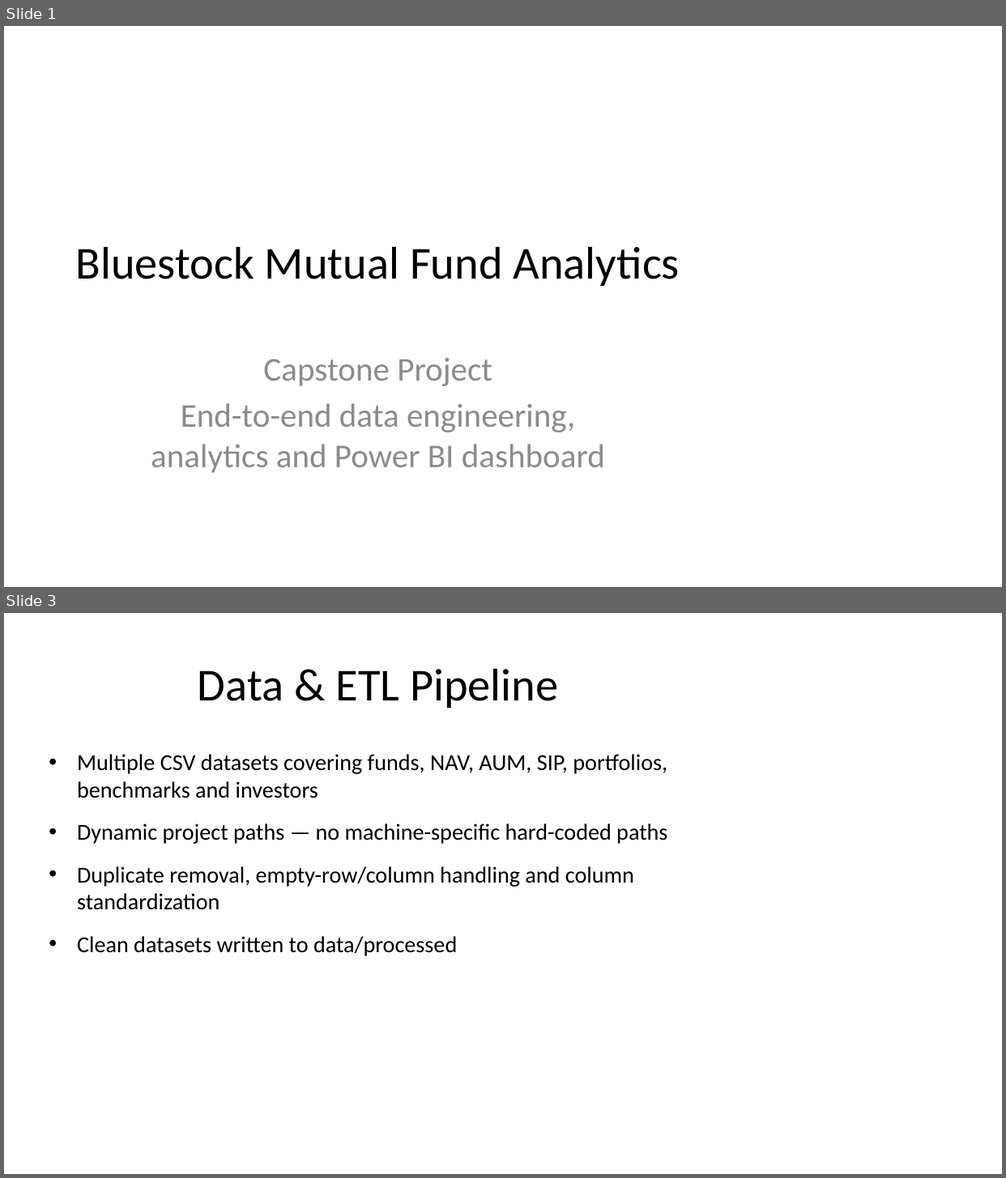
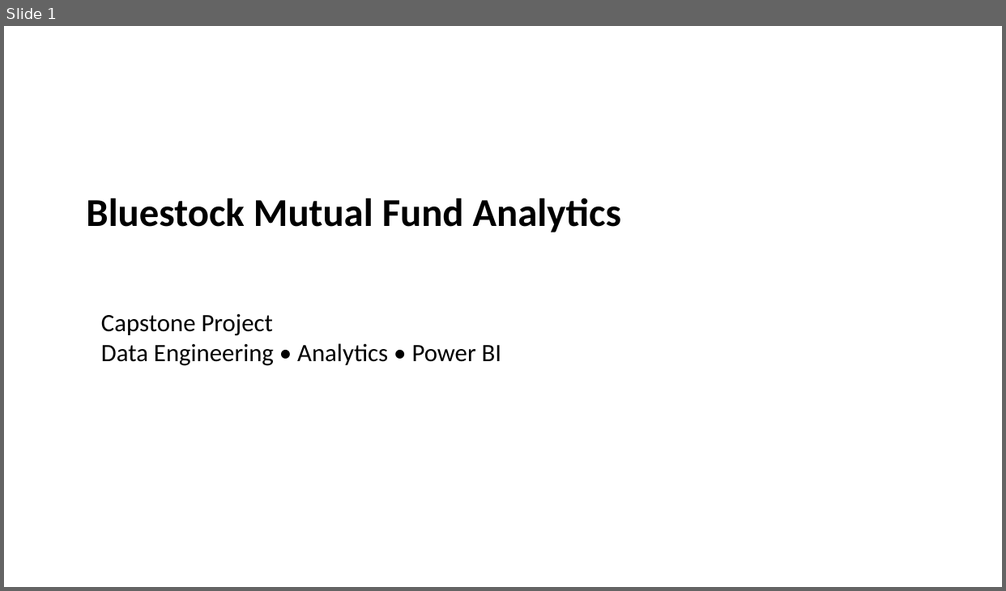
Before and after one commit to farhandev-20/mutual-fund-analytics, a slide deck: reports/Presentation.pptx. Shown one above the other, each under a label of ours: slides 1 and 3 before the commit, slide 1 after it; the slides between them are not shown. The pictures are 1006x1178 and 1006x591 pixels, drawn with LibreOffice and Linux fonts; fonts in the diff are those of the drawing. Boxes give left, top, right and bottom in pixels: in the first picture for what was removed or moved away, otherwise in the second. Text is boxed around its words. In the diff, an @@ line names an element or a change of style, - is before the commit and + after.

Commit message:
Final: Complete Bluestock MF Capstone

```diff
--- a/reports/Presentation.pptx
+++ b/reports/Presentation.pptx
@@ slide 3 removed at [4, 613, 1002, 1174], background #FFFFFF @@
@@ title removed at [198, 668, 558, 708] @@
-Data & ETL Pipeline
@@ text removed at [77, 754, 667, 956] @@
-• Multiple CSV datasets covering funds, NAV, AUM, SIP, portfolios, benchmarks and investors
-• Dynamic project paths — no machine-specific hard-coded paths
-• Duplicate removal, empty-row/column handling and column standardization
-• Clean datasets written to data/processed
@@ slide 1 changed as well @@
@@ text "Bluestock Mutual Fund Analytics": place and size @@
-text "Bluestock Mutual Fund Analytics" at [76, 246, 680, 286]
+text "Bluestock Mutual Fund Analytics" at [86, 198, 621, 233]
@@ text "Bluestock Mutual Fund Analytics" at [86, 198, 621, 233]: size 44 to 38 pt, bold on; alignment centre to left; vertical alignment middle to top @@
@@ text at [101, 314, 501, 366]: text changed; size 32 to 24 pt; text colour #8C8C8C to #000000 @@
-Capstone Project
-End-to-end data engineering, analytics and Power BI dashboard
+Capstone Project
+Data Engineering • Analytics • Power BI
```
Also in this commit, not shown: 11 slides added, 8 other slides removed, 17 other files.
